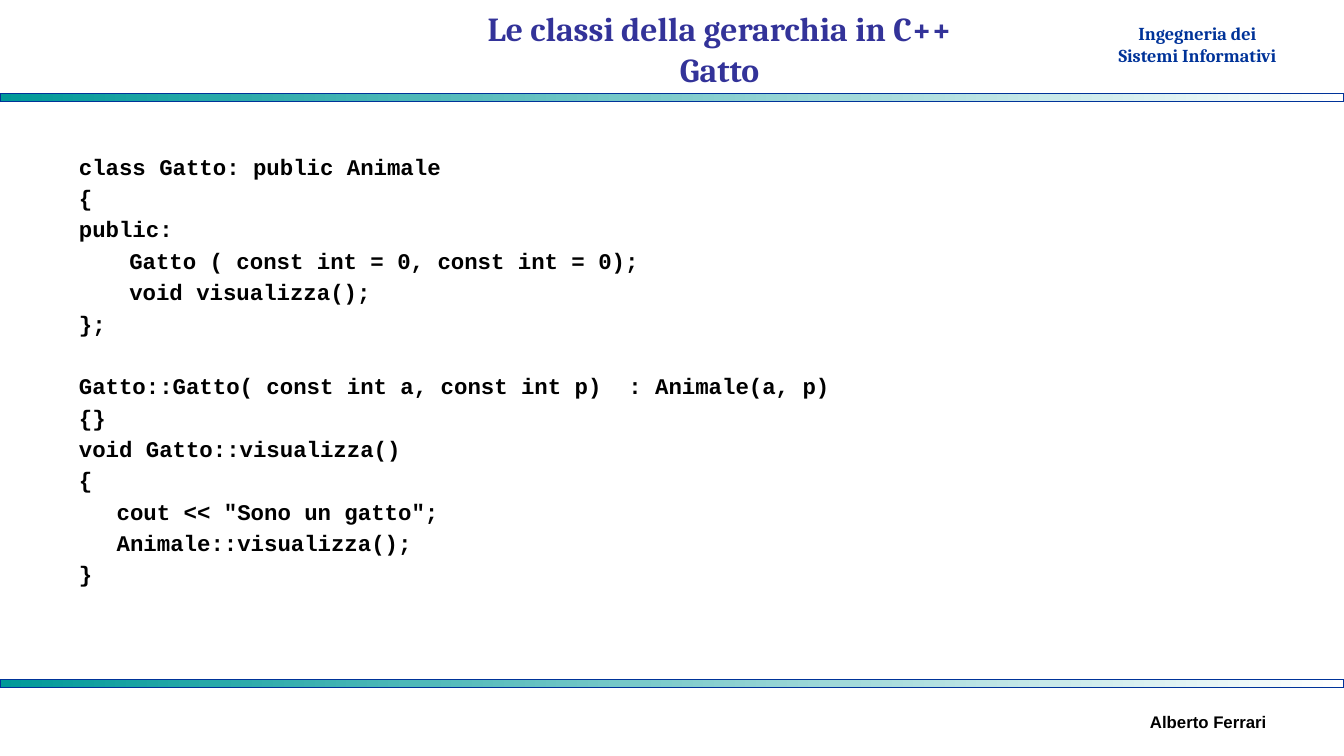
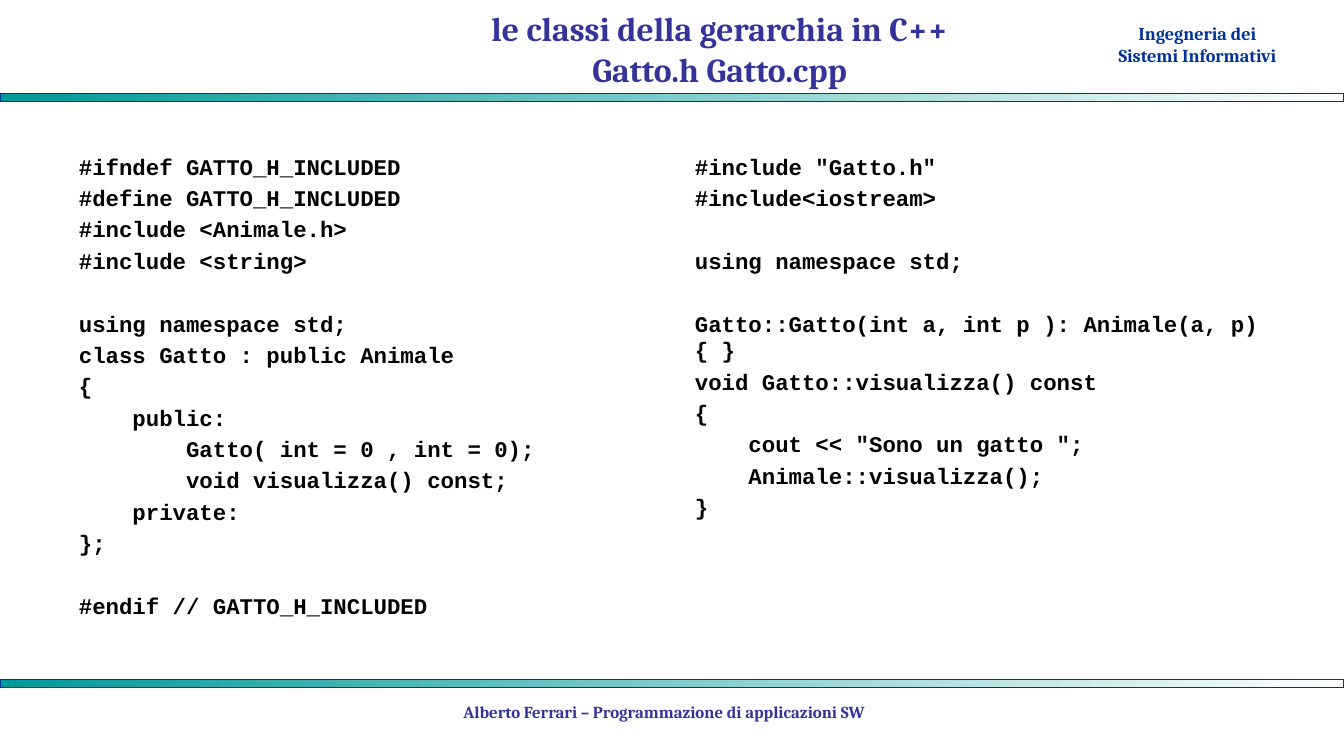
Before and after one commit to albertoferrari/pasw, a slide deck: slide 8 of lezioni/PASW05 - ereditarietà.pptx (slide 9 before the commit). Drawn at 1344x756 pixels with LibreOffice and Linux fonts; fonts in the diff are those of the drawing; background and template pictures are left out. Boxes give left, top, right and bottom in pixels: in the first picture for what was removed or moved away, otherwise in the second. Text is boxed around its words. In the diff, an @@ line names an element or a change of style, - is before the commit and + after.

```diff
--- a/lezioni/PASW05 - ereditarietà.pptx
+++ b/lezioni/PASW05 - ereditarietà.pptx
@@ title at [491, 17, 947, 89]: text changed @@
-Le classi della gerarchia in C++
-Gatto
+le classi della gerarchia in C++
+Gatto.h Gatto.cpp
@@ text "#include "Gatto.h"": place and size @@
-text "#include "Gatto.h"" at [79, 159, 638, 556]
+text "#include "Gatto.h"" at [695, 159, 1258, 489]
@@ text added at [79, 159, 534, 617], 16 pt, text #000000, bold @@
+#ifndef GATTO_H_INCLUDED
+#define GATTO_H_INCLUDED
+#include <Animale.h>
+#include <string>
+using namespace std;
+class Gatto : public Animale
+{
+public:
+Gatto( int = 0 , int = 0);
+void visualizza() const;
+private:
+};
+#endif // GATTO_H_INCLUDED
@@ text at [695, 159, 1258, 395]: text changed @@
-class Gatto: public Animale
+#include "Gatto.h"
+#include<iostream>
+using namespace std;
+Gatto::Gatto(int a, int p ): Animale(a, p) { }
+void Gatto::visualizza() const
@@ text at [748, 436, 1043, 457]: text changed @@
-public:
-  Gatto ( const int = 0, const int = 0);
-  void visualizza();
-};
-Gatto::Gatto( const int a, const int p) : Animale(a, p)
-{}
-void Gatto::visualizza()
-{
-cout << "Sono un gatto";
+cout << "Sono un gatto ";
@@ text at [748, 468, 1043, 489]: indent changed @@
@@ text added at [463, 706, 865, 722], 12 pt, text #333399, bold @@
+Alberto Ferrari – Programmazione di applicazioni SW
@@ text removed at [1150, 716, 1266, 728] @@
-Alberto Ferrari
```
Also in this commit, not shown: 15 other slides changed, 16 slides added, 5 slides removed, 1 other file.
